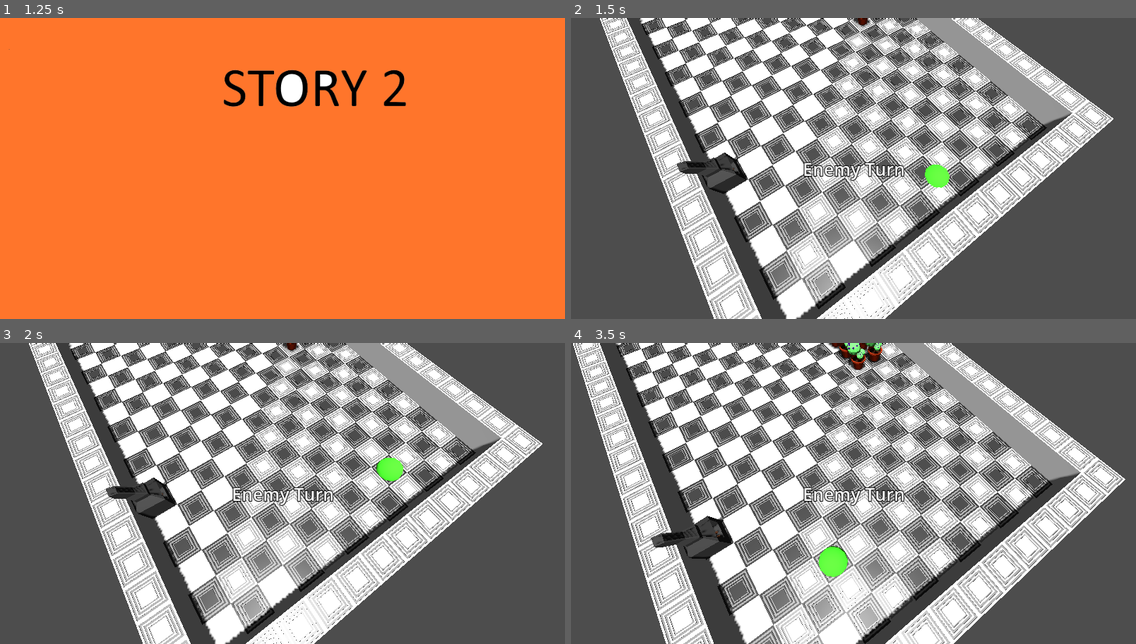
Above: before the commit, frames 1-4 (two rows, left to right).
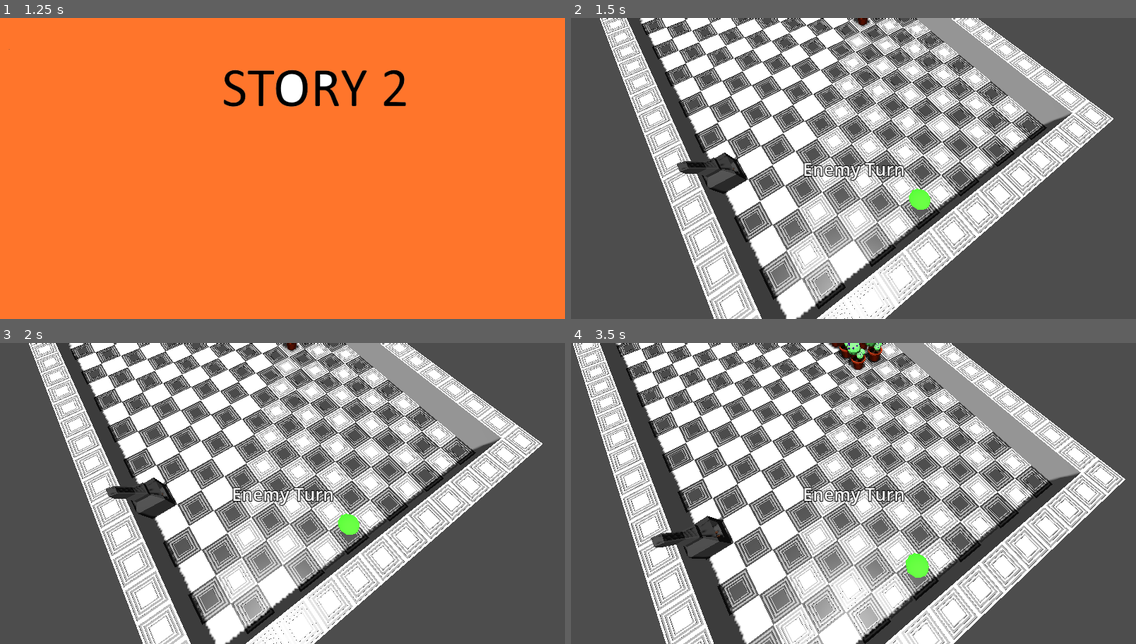
Above: after the commit, the same moments.

Repository: pinguinosod/gse_winterjam2024
Game: Godot game, scene res://main.tscn
The game is run twice, just before and just after one commit, with the same random seed, the same clock (stepped at 60 frames per second) and the same inputs.
Inputs (mouse positions are in pixels of both pictures, inside the frame that each line leads up to):
- Up to frame 1 (1.25 s): tap Enter (ui_accept) at 0.5, 0.77 s; move the mouse to (406, 153) at 0.52 s; hold D (move_right) from 0.53 s (still down); tap Space (end_turn) at 0.6 s; click (406, 153) at 0.67 s
- Up to frame 2 (1.5 s): tap Enter (ui_accept) at 1.25 s; move the mouse to (740, 183) at 1.27 s; release D (move_right) at 1.28 s; hold S (move_down) from 1.28 s (still down); tap Space (end_turn) at 1.35 s
- Up to frame 3 (2 s): keep holding S (move_down); tap Enter (ui_accept) at 1.52 s
- Up to frame 4 (3.5 s): tap Enter (ui_accept) at 2, 2.75, 3.02 s; move the mouse to (910, 427) at 2.02 s; release S (move_down) at 2.03 s; hold D (move_right) 2.03-2.78 s; tap Space (end_turn) at 2.1, 2.85 s; move the mouse to (825, 553) at 2.77 s; hold W (move_up) from 2.78 s (still down); click (825, 553) at 2.92 s

Frame 1 is identical in both runs. In frame 2, 0.5% of the frame differs, in the area x 59-67%, y 48-64%; in frame 3, 0.5%; in frame 4, 0.7%, in the area x 43-64%, y 66-78%.

Commit message:
Disable Movement on player

Diff:
--- a/scripts/player.gd
+++ b/scripts/player.gd
@@ -3,11 +3,18 @@
 var target_position: Vector3 = Vector3.ZERO
 var speed: float = 10.0
 
+var game_manager: GameManager
+
 # Called when the node enters the scene tree for the first time.
 func _ready() -> void:
+	game_manager = $"../GameManager"
 	pass
 
 # Called every frame. 'delta' is the elapsed time since the previous frame.
 func _process(delta: float) -> void:
+	# Disable movement if it's the enemies turn
+	if game_manager:
+		if game_manager.enemyTurn():
+			target_position = position
 	if position != target_position:
 		position = position.move_toward(target_position, speed * delta)
